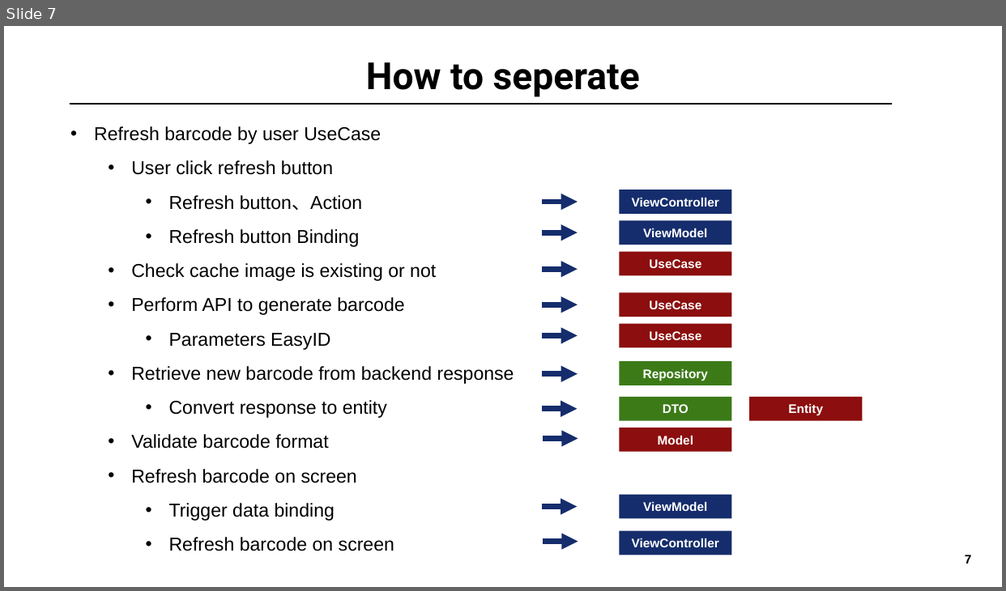
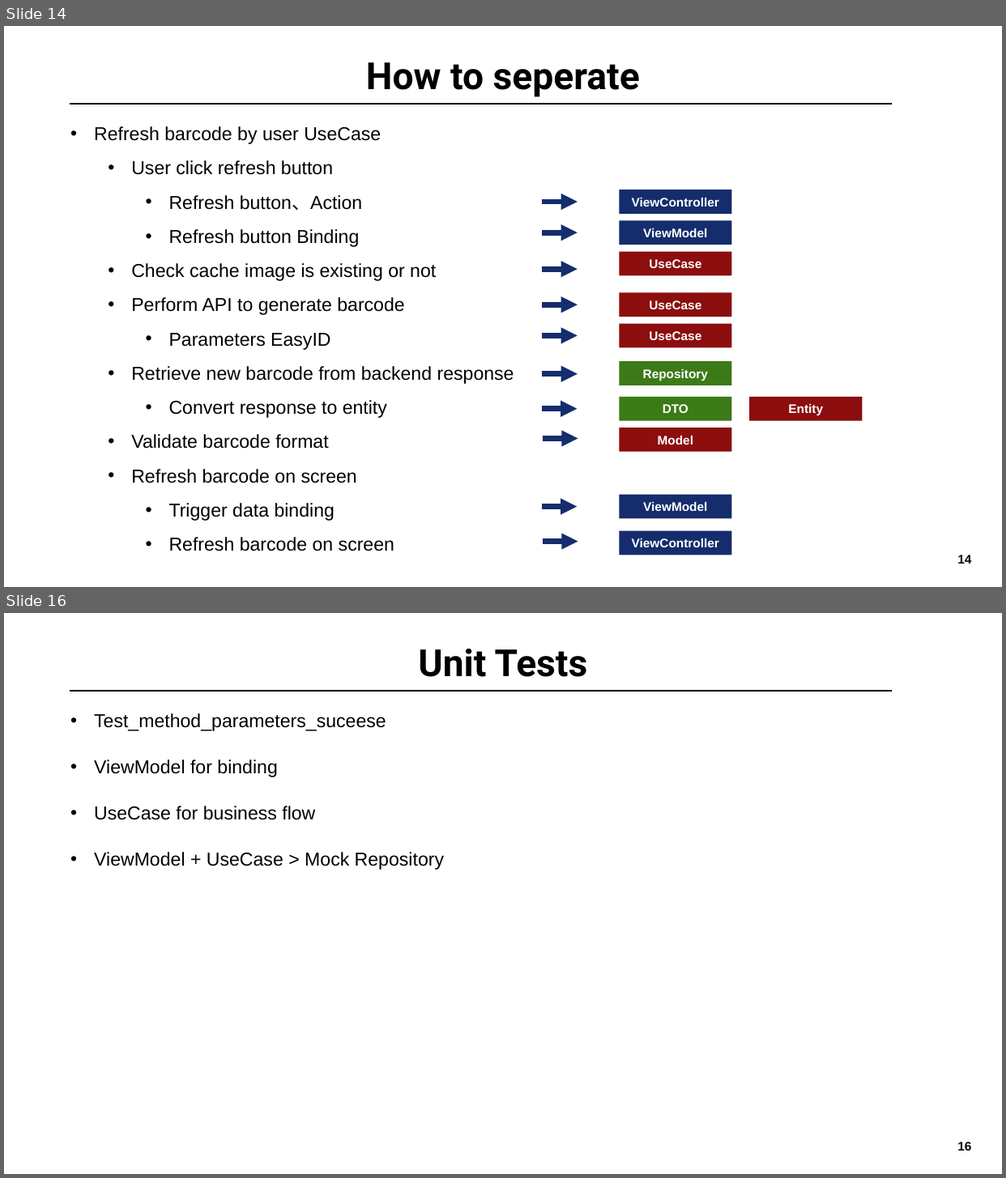
Before and after one commit to ck2shine/MVVMC-Sample, a slide deck: MVVM-Clean-Migration/Guidence.pptx. Shown one above the other, each under a label of ours: slide 7 before the commit, slides 14 and 16 after it; the slides between them are not shown. The pictures are 1006x591 and 1006x1178 pixels, drawn with LibreOffice and Linux fonts; fonts in the diff are those of the drawing; background and template pictures are left out. Boxes give left, top, right and bottom in pixels: in the first picture for what was removed or moved away, otherwise in the second. Text is boxed around its words. In the diff, an @@ line names an element or a change of style, - is before the commit and + after.

```diff
--- a/MVVM-Clean-Migration/Guidence.pptx
+++ b/MVVM-Clean-Migration/Guidence.pptx
@@ slide 16 added at <box>4,613,1002,1174</box>, background #FFFFFF; not listed: 1 template element that a slide beside it also shows @@
@@ title added at <box>418,649,588,677</box>, 36 pt, text #000000, bold @@
+Unit Tests
@@ line added from (69, 691) to (892, 691), #000000 1 pt @@
@@ text added at <box>94,713,386,731</box>, 18 pt, text #000000 @@
+• Test_method_parameters_suceese
@@ text added at <box>94,760,277,777</box>, 18 pt, text #000000 @@
+• ViewModel for binding
@@ text added at <box>94,806,315,820</box>, 18 pt, text #000000 @@
+• UseCase for business flow
@@ text added at <box>94,852,444,870</box>, 18 pt, text #000000 @@
+• ViewModel + UseCase > Mock Repository
@@ what was slide 7 is now slide 14 @@
@@ page number at <box>957,555,971,564</box>: text changed @@
-7
+14
```
Also in this commit, not shown: 8 other slides added.
